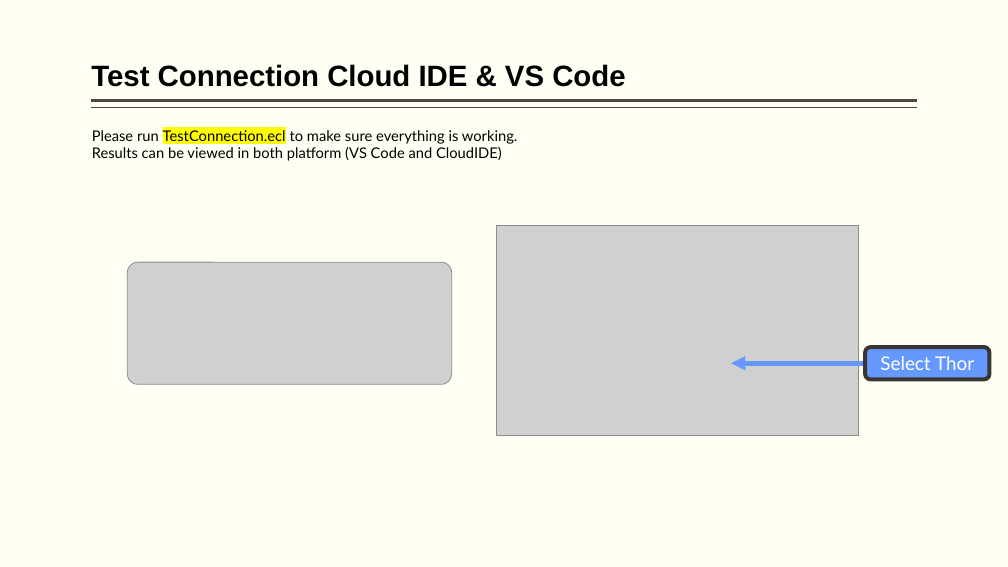
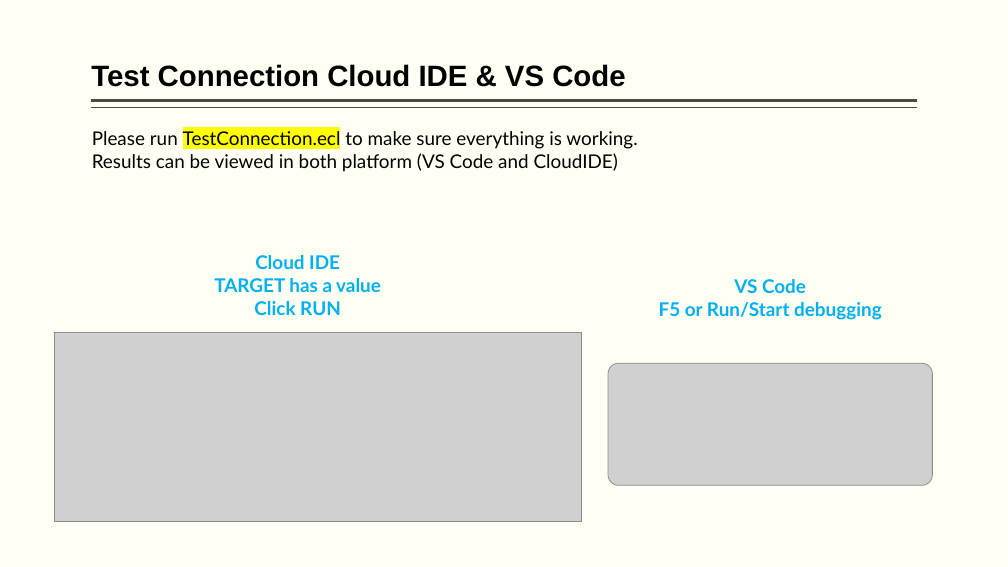
Before and after one commit to hpccsystems-solutions-lab/ScheduledFlights-Workshop, a slide deck: slide 32 of BigData-ECL.pptx. Drawn at 1008x567 pixels with LibreOffice and Linux fonts; fonts in the diff are those of the drawing; grey boxes stand for pictures. Boxes give left, top, right and bottom in pixels: in the first picture for what was removed or moved away, otherwise in the second. Text is boxed around its words. In the diff, an @@ line names an element or a change of style, - is before the commit and + after.

```diff
--- a/BigData-ECL.pptx
+++ b/BigData-ECL.pptx
@@ text "Please run TestConnection.ecl to make ..." at [92, 129, 637, 172]: size 14 to 18 pt @@
@@ text added at [214, 255, 381, 315], 18 pt, text #00B0F0, bold @@
+Cloud IDE
+TARGET has a value
+Click RUN
@@ text added at [659, 279, 882, 320], 18 pt, text #00B0F0, bold @@
+VS Code
+F5 or Run/Start debugging
@@ picture: place and size @@
-picture at [497, 225, 859, 436]
+picture at [54, 333, 582, 521]
@@ rounded rectangle removed at [865, 347, 989, 380] @@
-Select Thor
@@ picture: place and size @@
-picture at [127, 262, 451, 385]
+picture at [608, 363, 932, 485]
@@ arrow removed from (987, 363) to (731, 363) @@
```
Also in this commit, not shown: 5 other slides changed, 1 other file.
